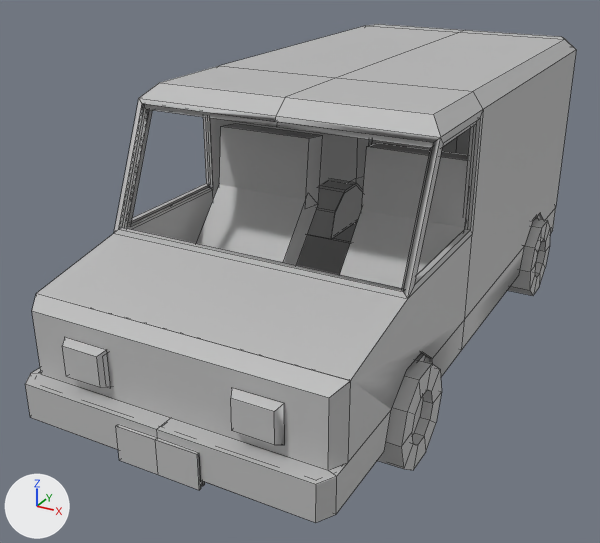
One commit to the FBX model Games Capstone Demo/Assets/Objs/Van.fbx: the scene before it, then after it.
One viewpoint serves both versions: a 50 mm camera at (0.0969, -0.194, 0.1188) aimed at (-0.0104, 0.0012, 0.0212). Every picture has the same lights, and +X, +Y and +Z are marked at lower left. Mesh edges are drawn as thin lines. Where no turn or scale is listed for an object, it has been applied to the vertices.

Objects in the first picture: 'van_Mesh', 'van_Mesh1', 'van_pCube5', 'van_pCube6'.
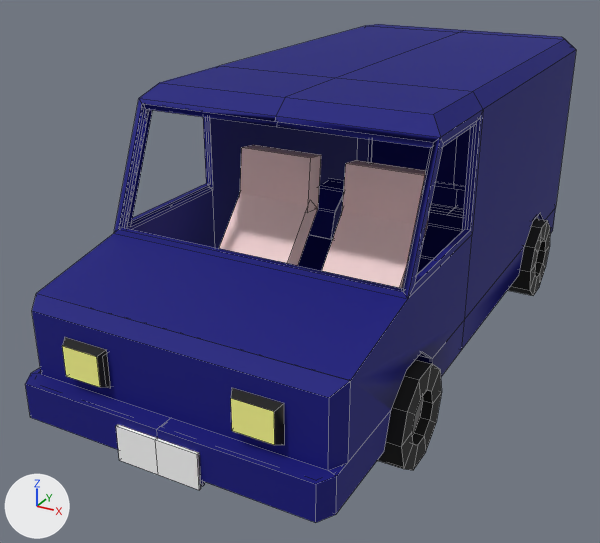
The change in detail:
Material 'lambert3' (mat_lambert3) is new.
Its base color is (1.0, 0.701, 0.701) (white #ffdada).
Material 'blinn5' (mat_blinn5) is new.
Its base color is (0.196, 0.196, 0.196) (grey #7a7a7a).
Its roughness is 0.749.
Material 'blinn6' (mat_blinn6) is new.
Its base color is (0.0, 0.0, 0.0) (black #000000).
Its roughness is 0.749.
Material 'blinn3' (mat_blinn3) is new.
Its base color is (0.0, 0.0, 0.0) (black #000000).
Its roughness is 0.749.
Material 'blinn2' (mat_blinn2) is new.
Its base color is (1.0, 1.0, 1.0) (white #ffffff).
Its roughness is 0.749.
Material 'blinn1' (mat_blinn1) is new.
Its base color is (0.0, 0.0, 0.2) (dark blue #00007c).
Its roughness is 0.749.
Material 'blinn4' (mat_blinn4) is new.
Its base color is (1.0, 1.0, 0.277) (yellow #ffff90).
Its roughness is 0.749.
me_mesh_003 has 24 vertices, 18 faces and spans x -1.42..1.42, y -2.45..2.45, z -2.82..2.82.
me_mesh_003 no longer uses material mat_van_initialshadinggroup1 (grey #bcbcbc).
me_mesh_003 now uses material mat_lambert3 (white #ffdada).
me_mesh has 368 vertices, 285 faces and spans x -0.043..0.043, y -0.097..0.097, z -0.04..0.04.
me_mesh is used by ob_van_mesh; location (0.0003, 0.0155, 0.038).
me_mesh part 1: 10 of the faces centred in x -0.011..0.011, y -0.097..-0.096, z -0.03..-0.021 switch from mat_van_lambert3sg1 (grey #bcbcbc) to mat_blinn2 (white #ffffff).
me_mesh part 2: 132 of the faces centred in x -0.04..0.04, y -0.096..0.097, z -0.028..0.04 switch from mat_van_lambert3sg1 (grey #bcbcbc) to mat_blinn1 (dark blue #00007c).
me_mesh part 3: all 2 faces centred in x -0.022..0.022, y -0.093, z -0.012 switch from mat_van_lambert3sg1 (grey #bcbcbc) to mat_blinn4 (yellow #ffff90).
me_mesh part 4: all 8 faces centred in x -0.028..0.028, y -0.092, z -0.016..-0.007 switch from mat_van_lambert3sg1 (grey #bcbcbc) to mat_blinn3 (black #000000).
me_mesh part 5: 31 of the faces centred in x 0.029..0.043, y -0.064..-0.041, z -0.04..-0.016 switch from mat_van_lambert3sg1 (grey #bcbcbc) to mat_blinn6 (black #000000).
me_mesh part 6: 31 of the faces centred in x 0.029..0.043, y 0.045..0.068, z -0.04..-0.016 switch from mat_van_lambert3sg1 (grey #bcbcbc) to mat_blinn6 (black #000000).
me_mesh part 7: the 1 face centred in x 0.04, y -0.053, z -0.028 switches from mat_van_lambert3sg1 (grey #bcbcbc) to mat_blinn5 (grey #7a7a7a).
me_mesh now uses material mat_blinn5 (grey #7a7a7a).
me_mesh_002 has 208 vertices, 157 faces and spans x -0.039..0.039, y -0.095..0.095, z -0.035..0.035.
me_mesh_002 no longer uses material mat_van_lambert3sg1 (grey #bcbcbc).
me_mesh_002 now uses material mat_blinn1 (dark blue #00007c).
me_mesh_001 has 24 vertices, 18 faces and spans x -1.42..1.42, y -2.45..2.45, z -2.82..2.82.
me_mesh_001 no longer uses material mat_lambert2 (grey #bcbcbc).
me_mesh_001 now uses material mat_lambert3 (white #ffdada).
Object 'van_pCube6' (ob_van_pcube6) moves from (2.458, -0.0555, 3.726) to (1.549, -0.0555, 3.257).
Object 'van_pCube6' (ob_van_pcube6) is rescaled from (1.0, 1.0, 1.0) to (0.781, 0.781, 0.781).
Object 'van_pCube5' (ob_van_pcube5) moves from (-2.068, -0.0555, 3.726) to (-1.711, -0.0555, 3.257).
Object 'van_pCube5' (ob_van_pcube5) is rescaled from (1.0, 1.0, 1.0) to (0.781, 0.781, 0.781).

Pixel boxes (x1, y1, x2, y2) of what changed, in the pictures (600 x 543 px):
'van_Mesh1', recoloured (grey to blue)
    both: (91, 104, 541, 486)
'van_pCube6', recoloured, moved, rescaled
    before: (340, 143, 468, 363)
    after: (322, 160, 428, 288)
'van_pCube5', recoloured, moved, rescaled
    before: (196, 123, 323, 265)
    after: (219, 145, 321, 266)
part 1 of me_mesh, recoloured
    both: (116, 424, 201, 490)
part 2 of me_mesh, recoloured (grey to blue)
    both: (25, 24, 576, 523)
part 3 of me_mesh, recoloured (grey to yellow)
    both: (62, 346, 275, 445)
part 4 of me_mesh, recoloured (grey to black)
    both: (62, 337, 285, 445)
part 5 of me_mesh, recoloured (grey to black)
    both: (377, 360, 442, 470)
part 6 of me_mesh, recoloured (grey to black)
    both: (508, 218, 550, 296)
part 7 of me_mesh, recoloured
    both: (412, 397, 423, 435)
